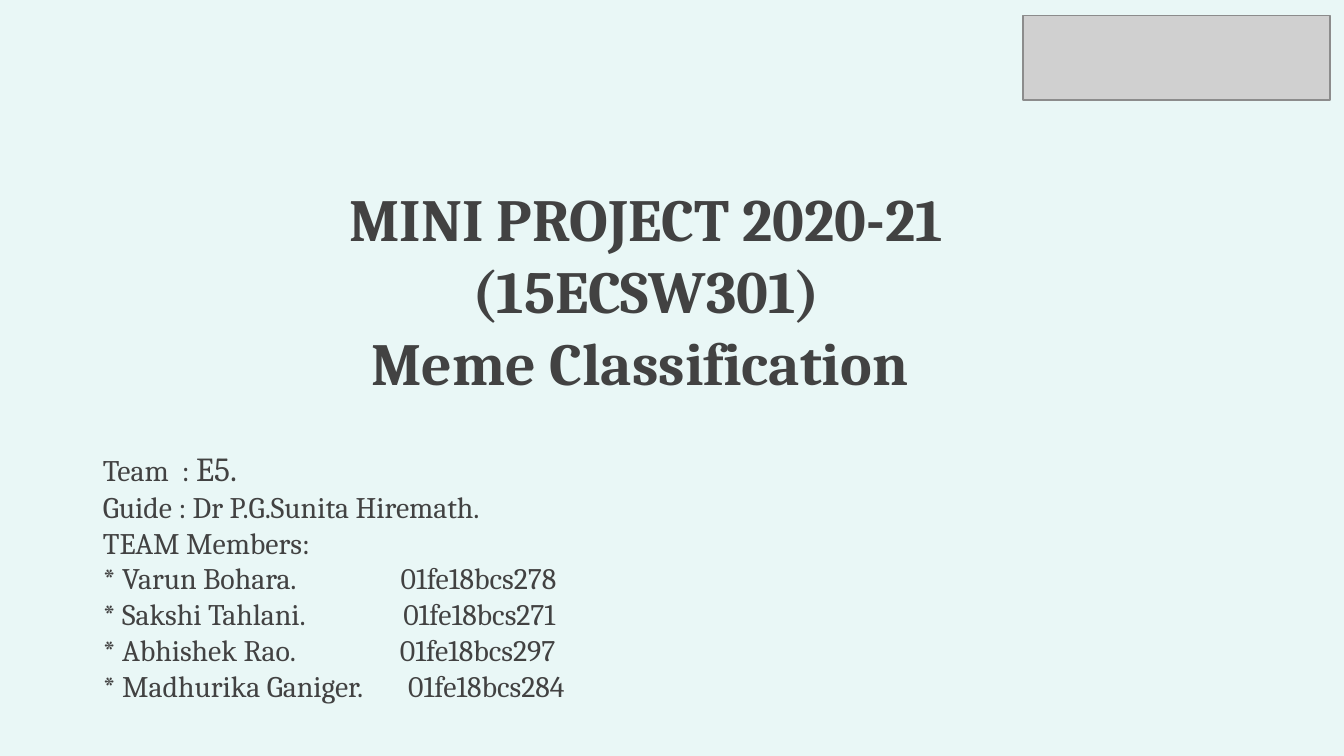
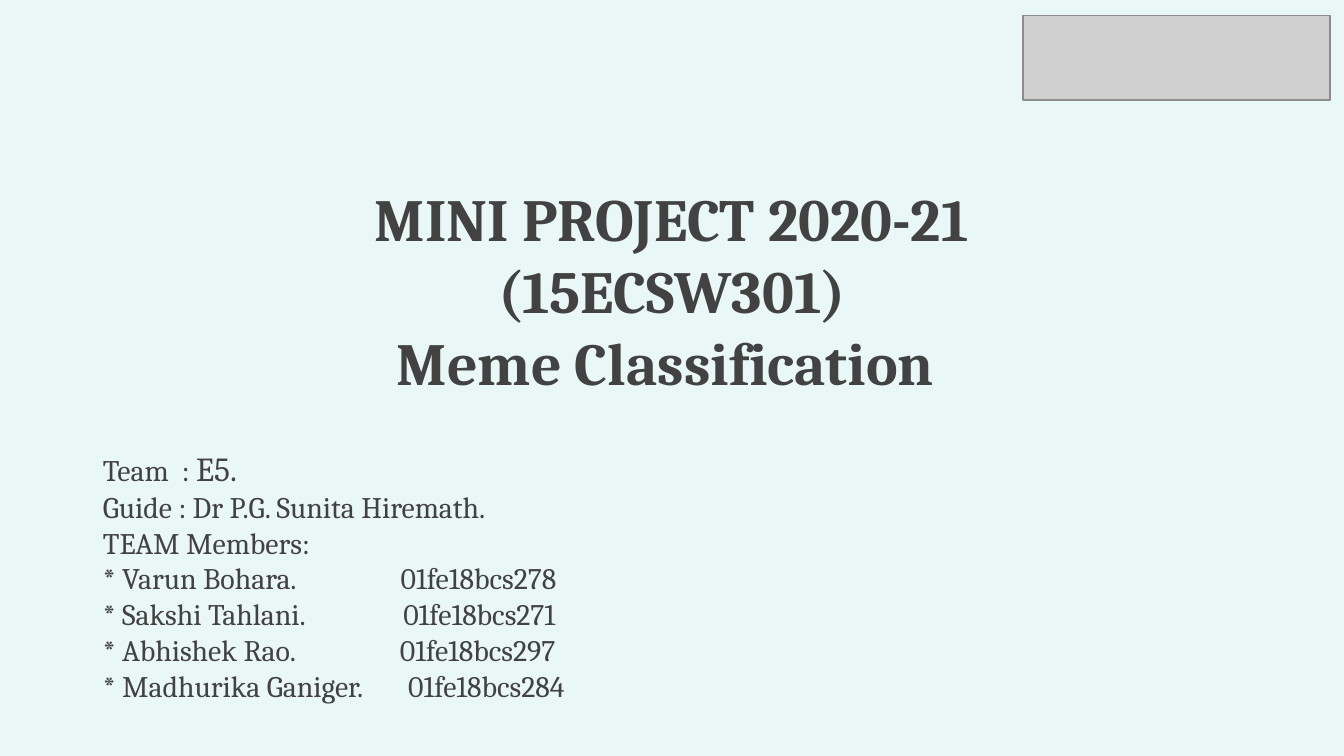
Before and after one commit to VarunBohara/Mini-Project-Documents, a slide deck: slide 1 of MINI PROJECT REVIEW.pptx. Drawn at 1344x756 pixels with LibreOffice and Linux fonts; fonts in the diff are those of the drawing; grey boxes stand for pictures. Boxes give left, top, right and bottom in pixels: in the first picture for what was removed or moved away, otherwise in the second. Text is boxed around its words. In the diff, an @@ line names an element or a change of style, - is before the commit and + after.

```diff
--- a/MINI PROJECT REVIEW.pptx
+++ b/MINI PROJECT REVIEW.pptx
@@ title "MINI PROJECT 2020-21 (15ECSW301) Meme ...": place and size @@
-title "MINI PROJECT 2020-21 (15ECSW301) Meme ..." at box(349, 200, 943, 386)
+title "MINI PROJECT 2020-21 (15ECSW301) Meme ..." at box(375, 200, 968, 386)
@@ subtitle at box(103, 497, 485, 519): spaces changed @@
-Guide : Dr P.G.Sunita Hiremath.
+Guide : Dr P.G. Sunita Hiremath.
```
Also in this commit, not shown: 4 other slides changed, 3 slides added, 12 slides removed.
